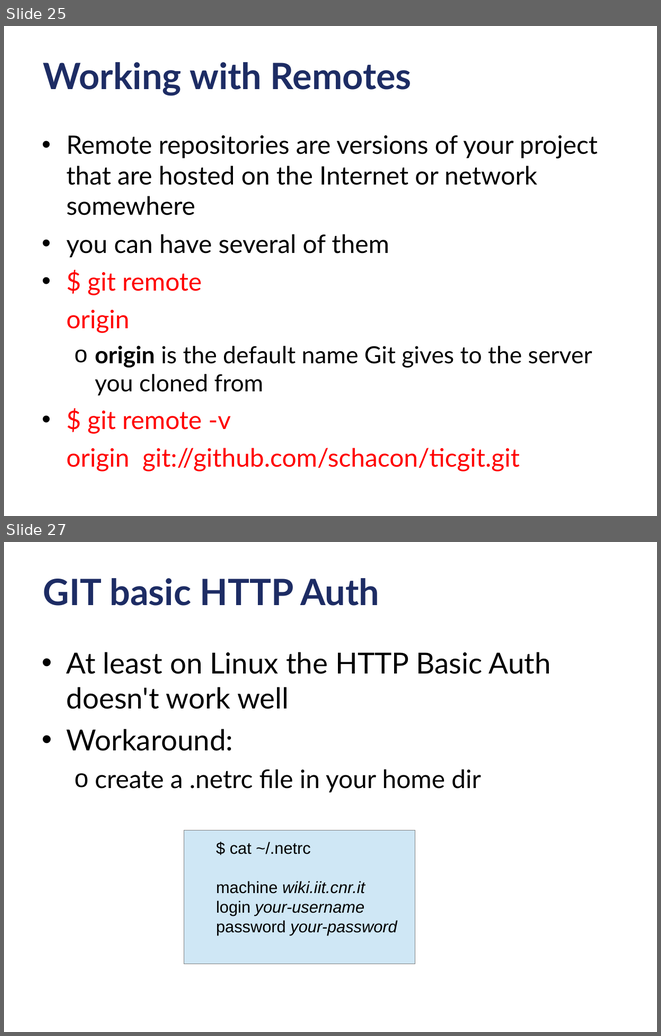
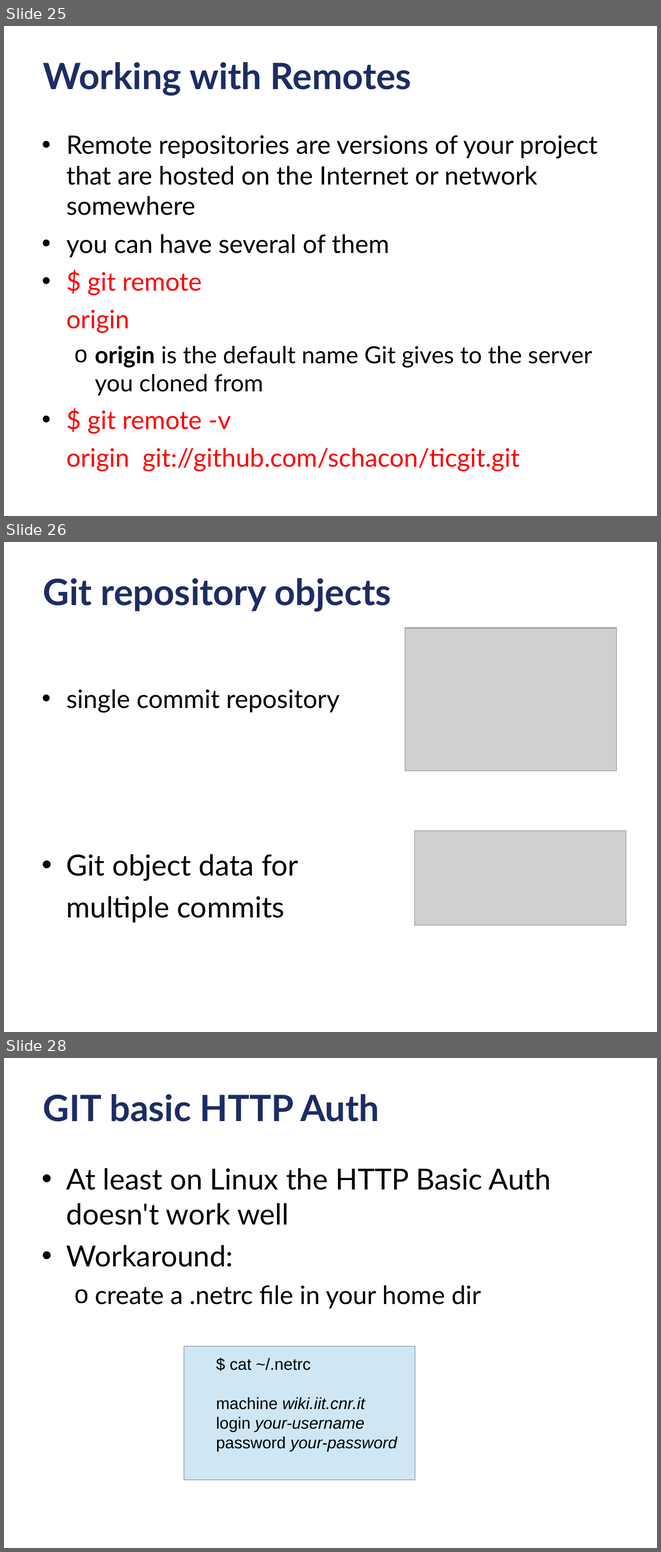
Before and after one commit to criluc/mini-git-tutorial, a slide deck: miniGitTutorial-12-2012.odp. Shown one above the other, each under a label of ours: slides 25 and 27 before the commit, slides 25, 26 and 28 after it; the slides between them are not shown. The pictures are 661x1036 and 661x1552 pixels, drawn with LibreOffice and Linux fonts; fonts in the diff are those of the drawing; grey boxes stand for pictures; background and template pictures are left out. Boxes give left, top, right and bottom in pixels: in the first picture for what was removed or moved away, otherwise in the second. Text is boxed around its words. In the diff, an @@ line names an element or a change of style, - is before the commit and + after.

```diff
--- a/miniGitTutorial-12-2012.odp
+++ b/miniGitTutorial-12-2012.odp
@@ slide 26 added at box(4, 542, 657, 1032), background #FFFFFF @@
@@ title added at box(43, 578, 391, 612), 40 pt, text #1D2C64, bold @@
+Git repository objects
@@ picture added at box(405, 627, 617, 770) @@
@@ text added at box(67, 689, 339, 923), 32 pt, text #000000 @@
+• single commit repository
+• Git object data for
+multiple commits
@@ picture added at box(415, 831, 626, 925) @@
@@ what was slide 27 is now slide 28 @@
```
Also in this commit, not shown: 1 other slide added, 1 slide removed.
